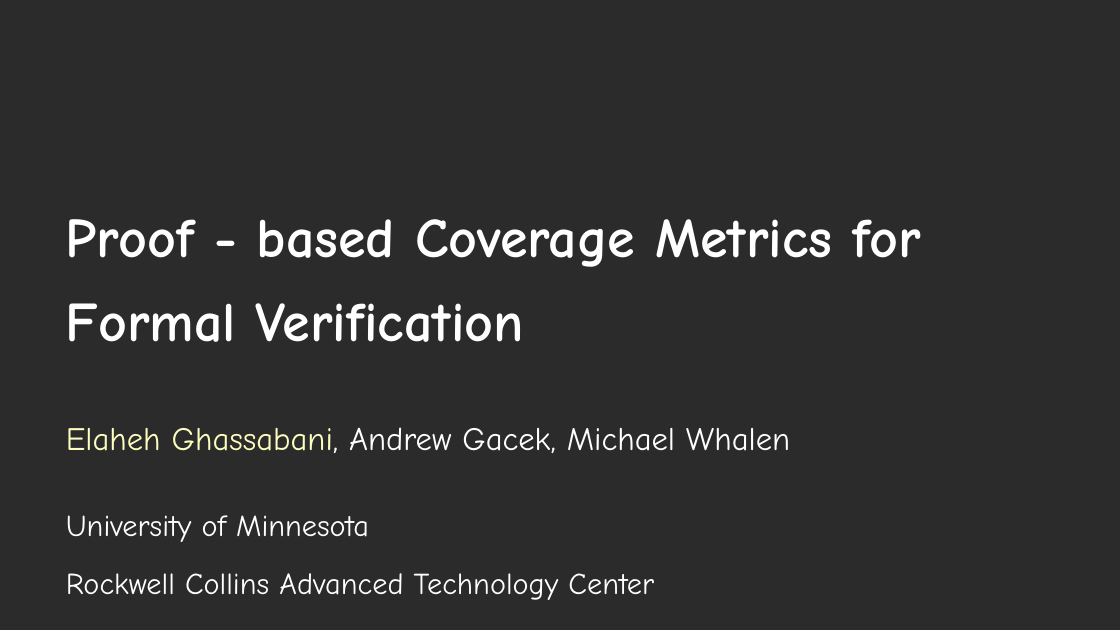
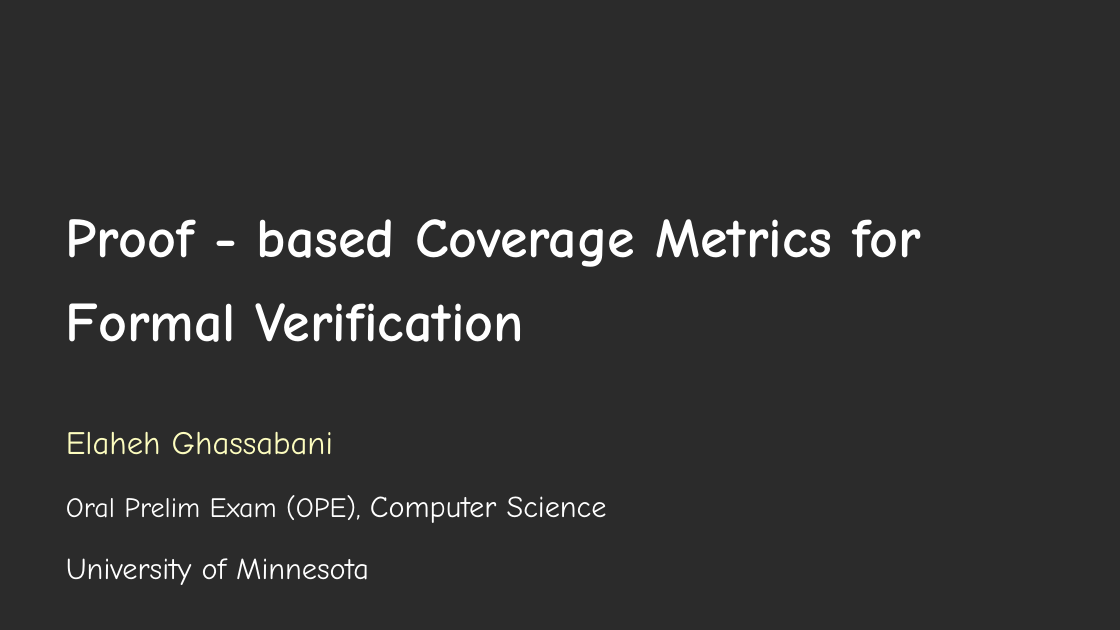
Before and after one commit to elaghs/Working, a slide deck: slide 1 of presentations/WPE_coverage.pptx. Drawn at 1120x630 pixels with LibreOffice and Linux fonts; fonts in the diff are those of the drawing; background and template pictures are left out; a plain dark background stands for a picture behind light text. Boxes give left, top, right and bottom in pixels: in the first picture for what was removed or moved away, otherwise in the second. Text is boxed around its words. In the diff, an @@ line names an element or a change of style, - is before the commit and + after.

```diff
--- a/presentations/WPE_coverage.pptx
+++ b/presentations/WPE_coverage.pptx
@@ subtitle at bbox=[66, 432, 607, 523]: text changed; size 28 to 24 pt @@
-Elaheh Ghassabani, Andrew Gacek, Michael Whalen
+Elaheh Ghassabani
+Oral Prelim Exam (OPE), Computer Science
@@ subtitle at bbox=[66, 558, 369, 585]: line spacing 0.9 to 1 @@
@@ subtitle at bbox=[66, 573, 654, 600]: paragraph removed @@
-Rockwell Collins Advanced Technology Center
```
Also in this commit, not shown: 13 other slides changed, 24 slides added, 4 slides removed, 3 other files.
